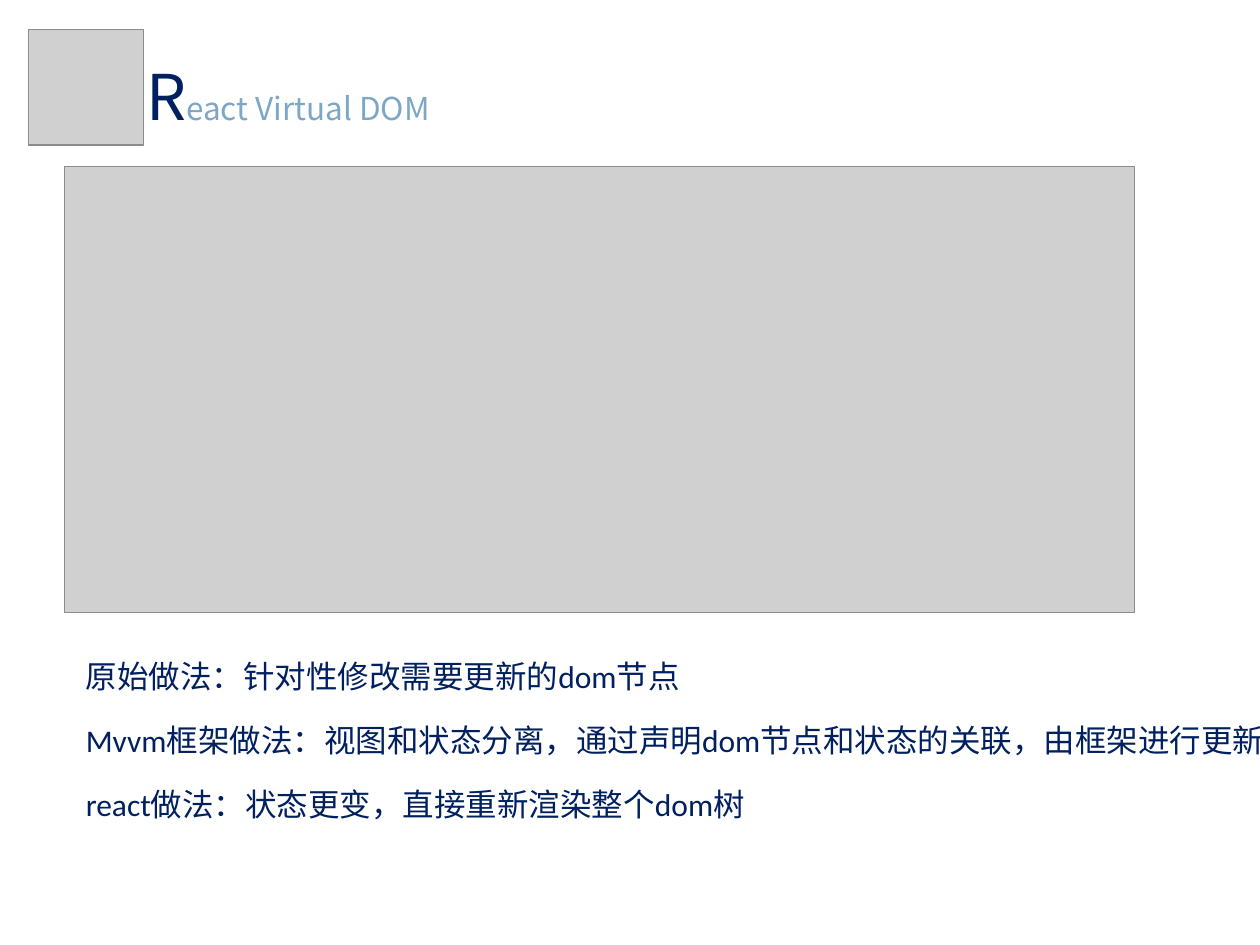
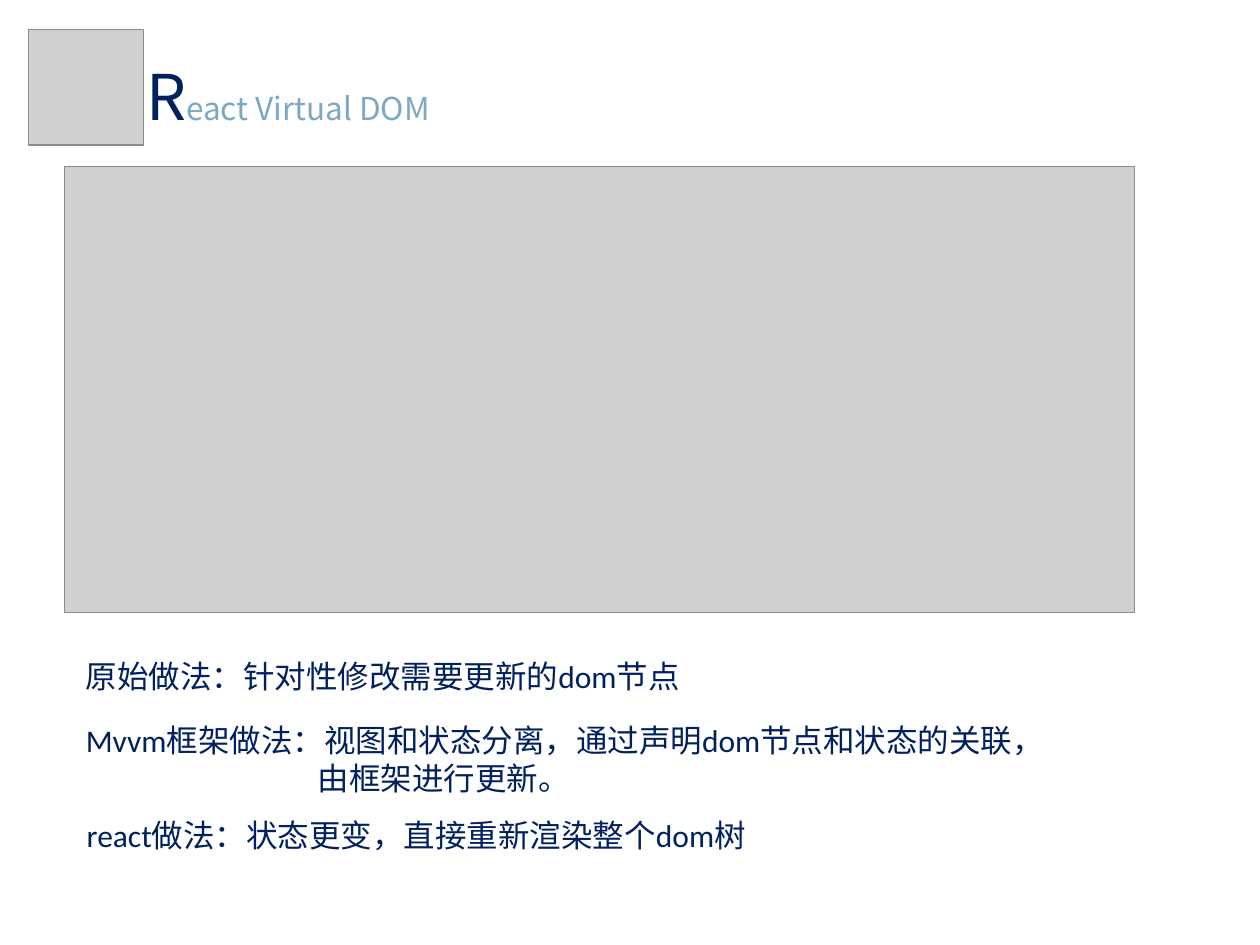
Before and after one commit to m544498510/may-web-app, a slide deck: slide 8 of new_doc/react share.pptx. Drawn at 1260x945 pixels with LibreOffice and Linux fonts; fonts in the diff are those of the drawing; grey boxes stand for pictures. Boxes give left, top, right and bottom in pixels: in the first picture for what was removed or moved away, otherwise in the second. Text is boxed around its words. In the diff, an @@ line names an element or a change of style, - is before the commit and + after.

Commit message:
ppt modiffer

```diff
--- a/new_doc/react share.pptx
+++ b/new_doc/react share.pptx
@@ text at (86, 726, 1044, 793): text changed @@
-Mvvm框架做法：视图和状态分离，通过声明dom节点和状态的关联，由框架进行更新。
+Mvvm框架做法：视图和状态分离，通过声明dom节点和状态的关联，
+由框架进行更新。
@@ text "react做法：状态更变，直接重新渲染整个dom树": place and size @@
-text "react做法：状态更变，直接重新渲染整个dom树" at (86, 789, 745, 819)
+text "react做法：状态更变，直接重新渲染整个dom树" at (87, 821, 746, 850)
```
Also in this commit, not shown: 1 other file.
